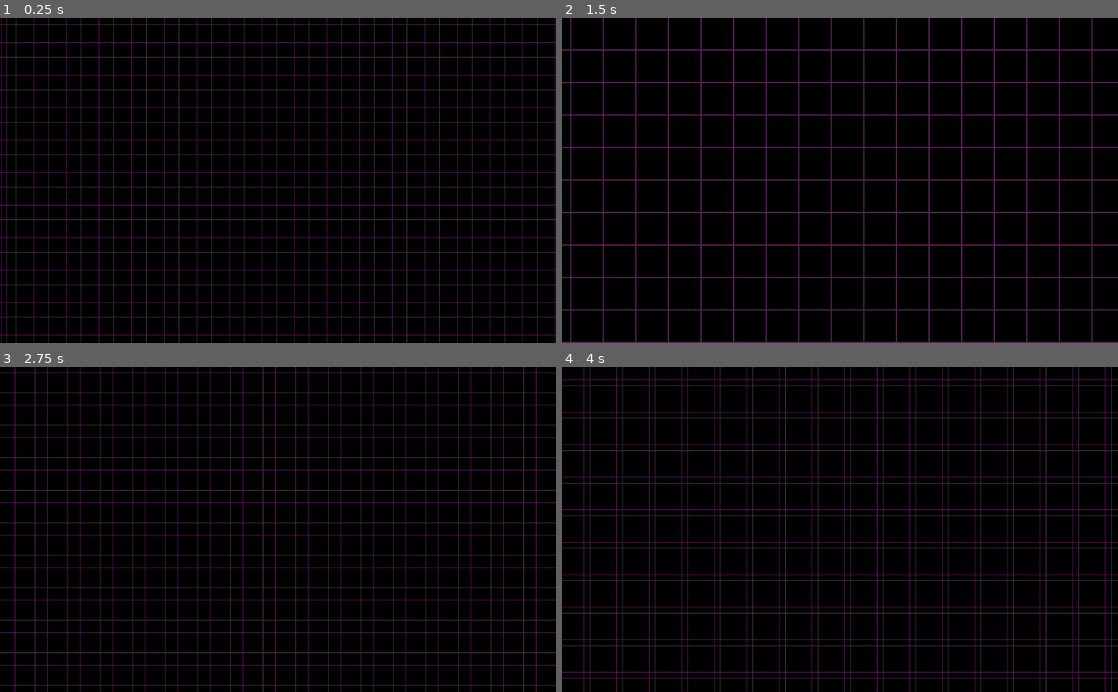
Above: before the commit, frames 1-4 (two rows, left to right).
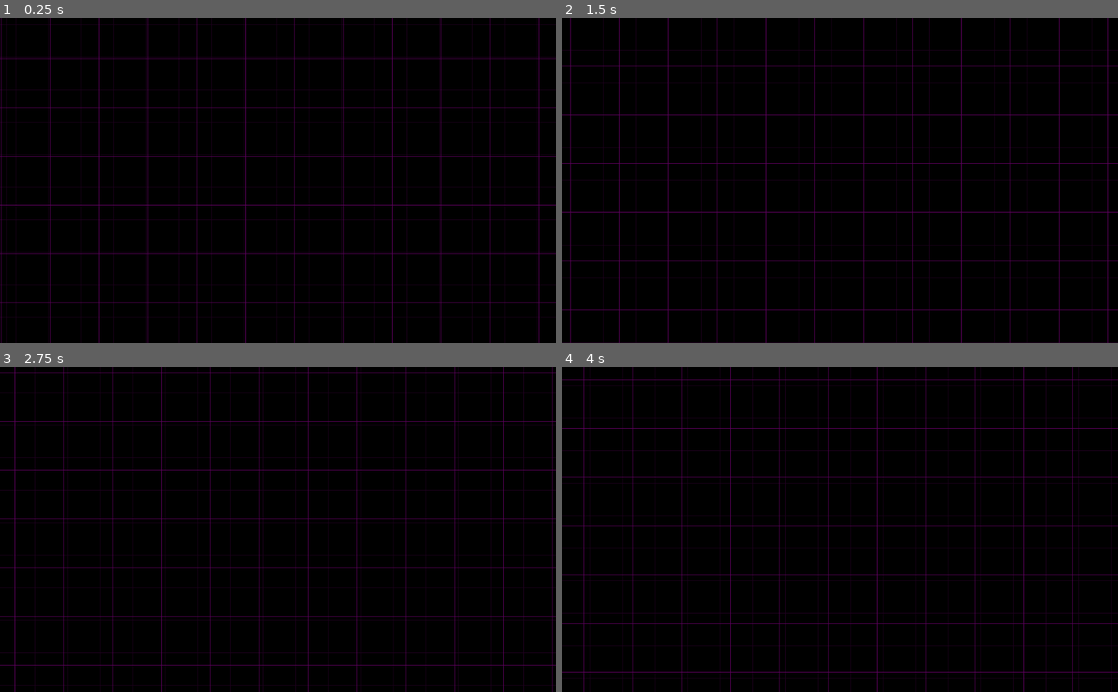
Above: after the commit, the same moments.

Repository: Rabid-Shark-Games/Dungeons-and-Delta
Game: Godot game, scene res://Scenes/Combat.tscn
Same seed, same stepped clock (60 frames per second), same inputs: the game is played once before the commit and once after it. The project has no main scene, so this scene is started directly.
Inputs:
- Up to frame 1 (0.25 s): no input
- Up to frame 2 (1.5 s): no input
- Up to frame 3 (2.75 s): no input
- Up to frame 4 (4 s): no input

The runs differ from the first frame. In frame 1, 8.4% of the frame differs, in the area x 0-100%, y 0-100%; in frame 2, 8.2%; in frame 3, 7.8%; in frame 4, 8.8%.

Commit message:
shader bad

Diff:
--- a/dungeons_and_delta_client/Resources/Shaders/grid.gdshader
+++ b/dungeons_and_delta_client/Resources/Shaders/grid.gdshader
@@ -2,6 +2,7 @@
 
 uniform vec2 square_size = vec2(60, 60);
 uniform vec4 color_one = vec4(0.5, 0, 0.5, 1);
+uniform float box_scale_multiplier = 1.5;
 uniform vec4 color_two = vec4(0.5, 0, 0.5, 1);
 uniform vec4 background = vec4(0, 0, 0, 1);
 uniform bool grid_displayed = true;
@@ -13,21 +14,21 @@
 	// Bottom squares
 	if (grid_displayed) {
 		if ((int(FRAGCOORD.x - 15.0) % int(square_size.x)) - (int(TIME * -10.0) % int(square_size.x)) == 0) {
-			COLOR = vec4(color_two.x, color_two.y, color_one.z, 0.25);
+			COLOR = vec4((color_two.x * 0.25), (color_two.y * 0.25), (color_two.z * 0.25), 1.0);
 		}
 
 		if ((int(FRAGCOORD.y + 15.0) % int(square_size.y)) - (int(TIME * 10.0) % int(square_size.y)) == 0) {
-			COLOR = vec4(color_two.x, color_two.y, color_one.z, 0.25);
+			COLOR = vec4((color_two.x * 0.25), (color_two.y * 0.25), (color_two.z * 0.25), 1.0);
 		}
 
 		// Top squares
 
-		if ((int(FRAGCOORD.x) % int(square_size.x)) - (int(TIME * 10.0) % int(square_size.x)) == 0) {
-			COLOR = vec4(color_one.x, color_one.y, color_one.z, 0.75);
+		if ((int(FRAGCOORD.x) % int(square_size.x * box_scale_multiplier)) - (int(TIME * 10.0) % int(square_size.x * box_scale_multiplier)) == 0) {
+			COLOR = vec4((color_one.x * 0.75), (color_one.y * 0.75), (color_one.z * 0.75), 1.0);
 		}
 
-		if ((int(FRAGCOORD.y) % int(square_size.y)) - (int(TIME * -10.0) % int(square_size.y)) == 0) {
-			COLOR = vec4(color_one.x, color_one.y, color_one.z, 0.75);
+		if ((int(FRAGCOORD.y) % int(square_size.y * box_scale_multiplier)) - (int(TIME * -10.0) % int(square_size.y * box_scale_multiplier)) == 0) {
+			COLOR = vec4((color_one.x * 0.75), (color_one.y * 0.75), (color_one.z * 0.75), 1.0);
 		}
 	}
 }
--- a/dungeons_and_delta_client/Scenes/Combat.tscn
+++ b/dungeons_and_delta_client/Scenes/Combat.tscn
@@ -6,6 +6,7 @@
 shader = ExtResource( 1 )
 shader_param/square_size = Vector2( 60, 60 )
 shader_param/color_one = Plane( 0.5, 0, 0.5, 1 )
+shader_param/box_scale_multiplier = 1.5
 shader_param/color_two = Plane( 0.5, 0, 0.5, 1 )
 shader_param/background = Plane( 0, 0, 0, 1 )
 shader_param/grid_displayed = true
@@ -24,3 +25,6 @@
 material = SubResource( 1 )
 anchor_right = 1.0
 anchor_bottom = 1.0
+__meta__ = {
+"_edit_use_anchors_": false
+}
